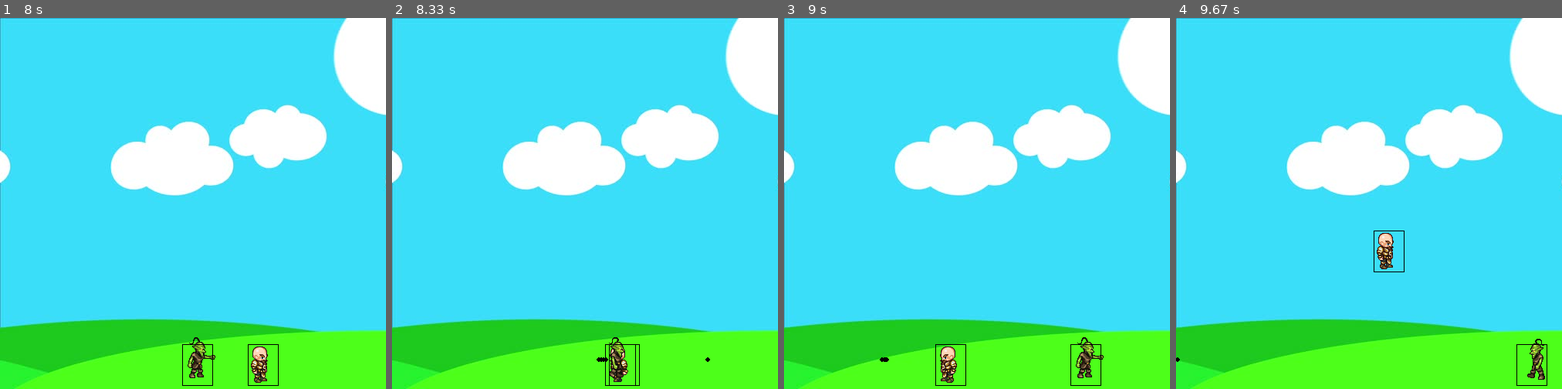
Above: before the commit, frames 1-4 (left to right).
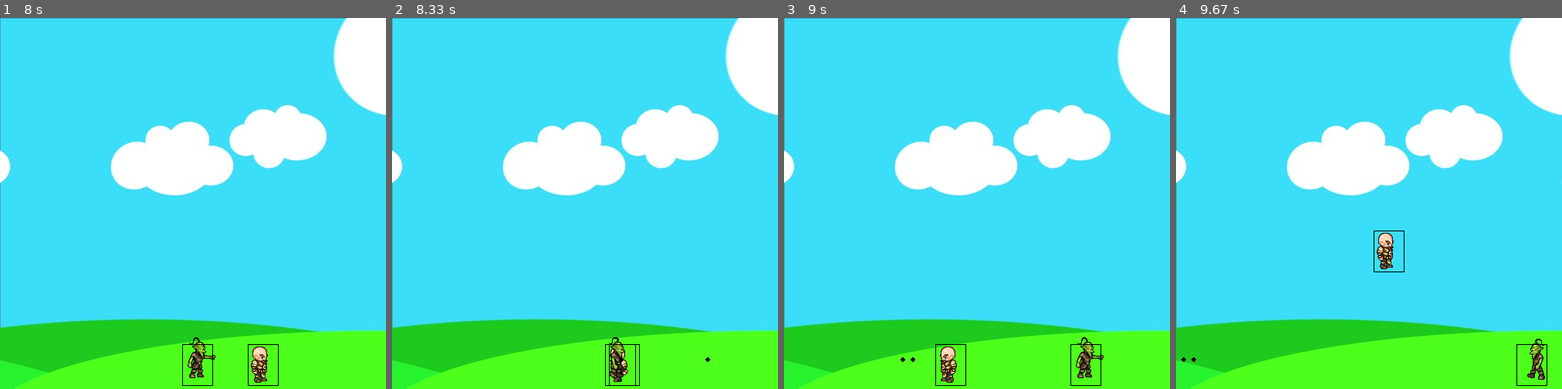
Above: after the commit, the same moments.

Repository: samspark345/Shooting_game-Pygame-
Game: pygame game, started from game.py
Two runs of this game, one before a commit and one after it. Both use one fixed random seed, a clock stepped at 60 frames per second and the inputs below.
Inputs:
- Up to frame 1 (8 s): tap S at 0.33 s; hold Right 0.67-1.13 s; hold Up 1.17-1.47 s; hold Right 1.5-1.97 s; hold Left 2-2.53 s; hold Left 2.57-2.97 s; hold Up 3-3.37 s; hold Right 3.4-4.03 s; hold Left 4.07-4.53 s; hold Right 4.57-5.03 s; hold Up 5.07-5.37 s; hold Right 5.4-5.87 s; hold Left 5.9-6.43 s; hold Left 6.47-6.87 s; hold Up 6.9-7.27 s; hold Right 7.3-7.93 s; hold S from 7.97 s (still down); hold Left from 7.97 s (still down)
- Up to frame 2 (8.33 s): keep holding S; keep holding Left
- Up to frame 3 (9 s): release S at 8.43 s; release Left at 8.43 s; hold Left 8.47-8.93 s; hold Right from 8.97 s (still down)
- Up to frame 4 (9.67 s): release Right at 9.43 s; hold Up from 9.47 s (still down)

Frame 1 is identical in both runs. In frame 2, less than 0.1% of the frame differs, in the area x 53-60%, y 91-93%; in frame 3, less than 0.1%, in the area x 24-34%, y 91-93%; in frame 4, less than 0.1%.

Commit message:
made changes to see when bulllet hits the hitbox

Diff:
--- a/actor.py
+++ b/actor.py
@@ -18,7 +18,7 @@
         self.standing = None
         self.facing = 1
         self.bullets = []
-        self.hitbox = (self.x, self.y, 64, 64)
+        self.hitbox = (self.x + 16, self.y + 12, self.width-24, self.height-10)
         self.role = role
 
     #create walkRight image array
--- a/game.py
+++ b/game.py
@@ -38,6 +38,11 @@
             player.bullets.append(projectile(round(player.x + player.width//2), round(player.y + player.height//2), 3, player.facing))
 
         for bullet in player.bullets:
+            if (bullet.y - bullet.radius < enemy[0].hitbox[1] + enemy[0].hitbox[3]) and (bullet.y + bullet.radius > enemy[0].hitbox[1]):
+                if  (bullet.x - bullet.radius > enemy[0].hitbox[0]) and (bullet.x - bullet.radius < enemy[0].hitbox[0] + enemy[0].hitbox[2]):
+                    player.bullets.remove(bullet)
+                    print("you have been hit")
+
             if bullet.x < 500 and bullet.x > 0:
                 bullet.x += bullet.vel
             else:
